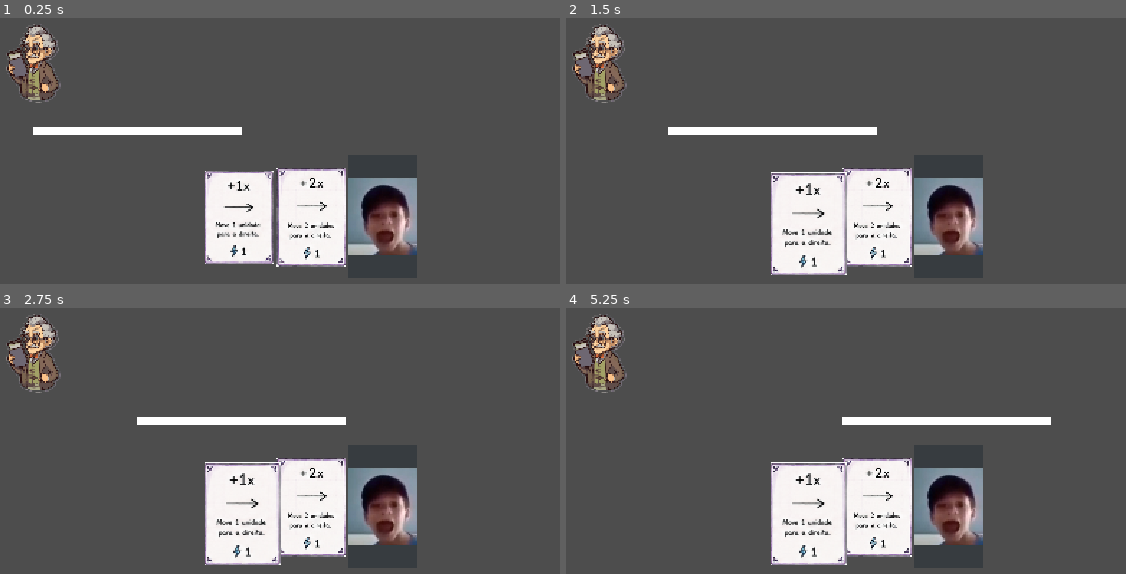
Above: before the commit, frames 1-4 (two rows, left to right).
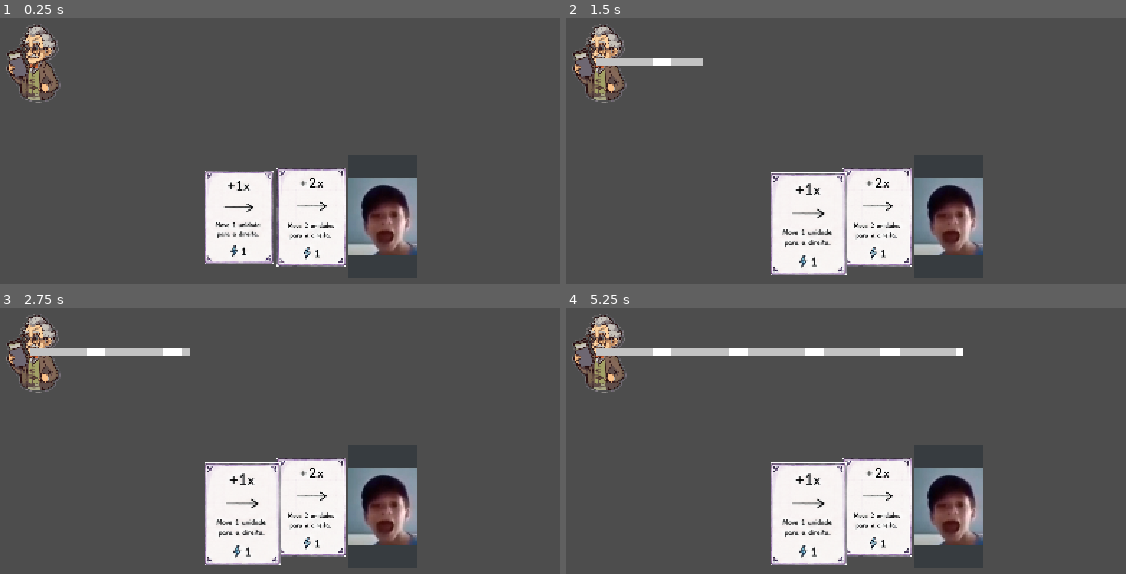
Above: after the commit, the same moments.

Repository: catolica-faculdade/incognita-deck
Game: Godot game, scene res://main/main.tscn
Two runs of this game, one before a commit and one after it. Both use one fixed random seed, a clock stepped at 60 frames per second and the inputs below.
Inputs (mouse positions are in pixels of both pictures, inside the frame that each line leads up to):
- Up to frame 1 (0.25 s): no input
- Up to frame 2 (1.5 s): click (806, 217) at 0.52 s; click (806, 222) at 1.27 s
- Up to frame 3 (2.75 s): click (240, 512) at 2.02 s
- Up to frame 4 (5.25 s): tap Enter at 2.75, 4.25 s; tap Space at 3.5, 5 s

The runs differ from the first frame. In frame 1, 1.1% of the frame differs, in the area x 5-44%, y 40-44%; in frame 2, 1.7%; in frame 3, 2.0%; in frame 4, 3.1%, in the area x 5-87%, y 15-44%.

Commit message:
feat: add instance of player, line and method to update line position

Diff:
--- a/world/player/player.gd
+++ b/world/player/player.gd
@@ -1,7 +1,8 @@
 extends CharacterBody2D
 
-@onready var trajectory = $Camera
+const trajectory_scene = preload("res://world/player/trajectory.tscn")
 
 func _ready() -> void:
 	global_position = Vector2(100, 0)
-	pass
+	var trajectory = trajectory_scene.instantiate()
+	add_child(trajectory)
--- a/world/player/player.tscn
+++ b/world/player/player.tscn
@@ -7,7 +7,7 @@
 radius = 35.0
 height = 110.0
 
-[node name="Node2D" type="Node2D" unique_id=1988582892]
+[node name="PlayerNode" type="Node2D" unique_id=1988582892]
 metadata/_edit_lock_ = true
 
 [node name="Player" type="CharacterBody2D" parent="." unique_id=1573215106]
--- a/world/world.gd
+++ b/world/world.gd
@@ -4,40 +4,37 @@
 const card_scene = preload("res://card/card.tscn")
 const player_scene = preload("res://world/player/player.tscn")
 
-@onready var trajectory = $Trajectory
-@onready var camera = $Camera2D
+@onready var camera = $Camera
+
+var player_instance: Node2D
+var trajectory: Node2D
+
+var current_math_x: float = 0.0
+var current_math_y: float = 0.0
 
 func _ready():
-	var player = player_scene.instantiate()
-	add_child(player)
-	player.global_position = Vector2.ZERO
+	player_instance = player_scene.instantiate()
+	add_child(player_instance)
+	player_instance.global_position = Vector2.ZERO
 	camera.global_position = Vector2(500, 0)
-
-func _on_button_pressed():
-
-	var new_points = []
-
-	for point in trajectory.points:
-		new_points.append(point + Vector2(0, -50))
-
-	trajectory.points = new_points
+	trajectory = player_instance.get_node("Player/TrajectoryNode/Trajectory")
 
 func apply_card(value: int, axis: String):
+	if not trajectory:
+		print("trajectory line doesn't exists!")
+		return
 
 	print("values: ", value)
 	print("axis: ", axis)
 
-	var offset = Vector2.ZERO
-
 	if axis == "x":
-		offset.x += value * 50
+		current_math_x += value
 
 	if axis == "y":
-		offset.y -= value * 50
+		current_math_y += value
 
-	var new_points = []
+	if axis != "x" && axis != "y":
+		print("invalid axis move!")
+		return
 
-	for point in trajectory.points:
-		new_points.append(point + offset)
-
-	trajectory.points = new_points
+	trajectory.update_straight_line(current_math_x, current_math_y)
--- a/world/world.tscn
+++ b/world/world.tscn
@@ -1,12 +1,8 @@
 [gd_scene format=3 uid="uid://cqysw44j2pc5h"]
 
 [ext_resource type="Script" uid="uid://chg5p28dchyw0" path="res://world/world.gd" id="1_mmdvd"]
-[ext_resource type="Script" uid="uid://dx27duyy8jgd" path="res://trajectory.gd" id="5_4papg"]
 
-[node name="Node2D" type="Node2D" unique_id=146818457]
+[node name="CameraNode" type="Node2D" unique_id=146818457]
 script = ExtResource("1_mmdvd")
 
-[node name="Trajectory" type="Line2D" parent="." unique_id=1459209314]
-script = ExtResource("5_4papg")
-
-[node name="Camera2D" type="Camera2D" parent="." unique_id=1782047795]
+[node name="Camera" type="Camera2D" parent="." unique_id=1782047795]
